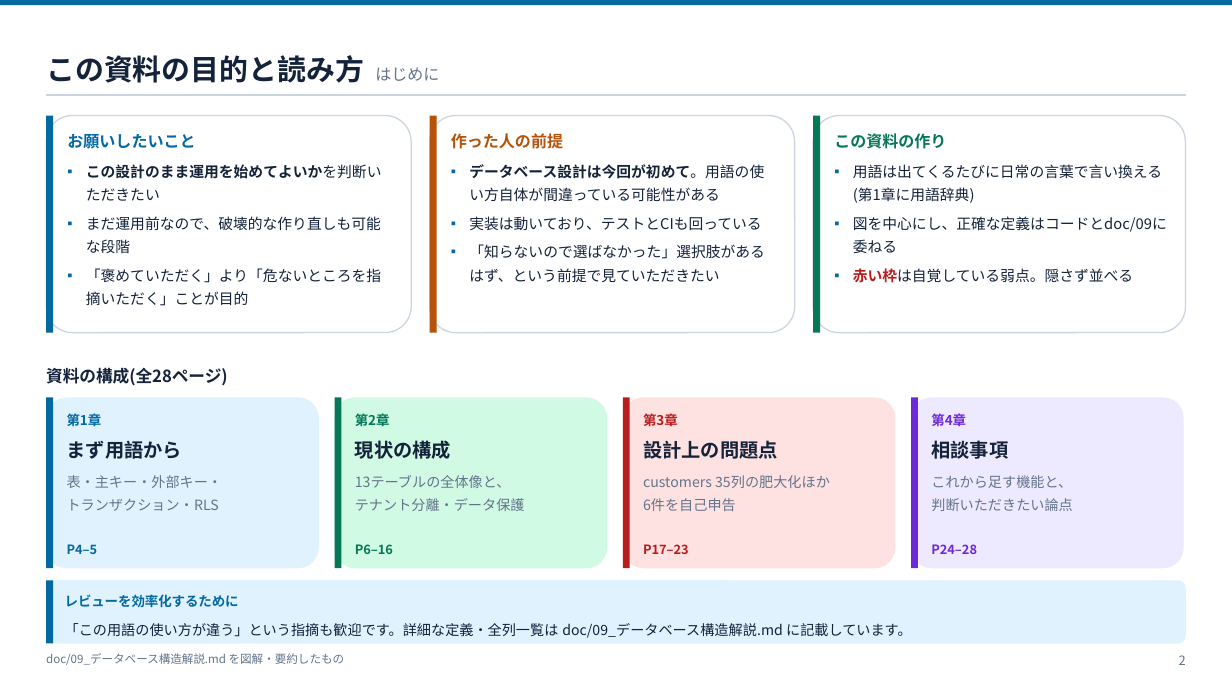
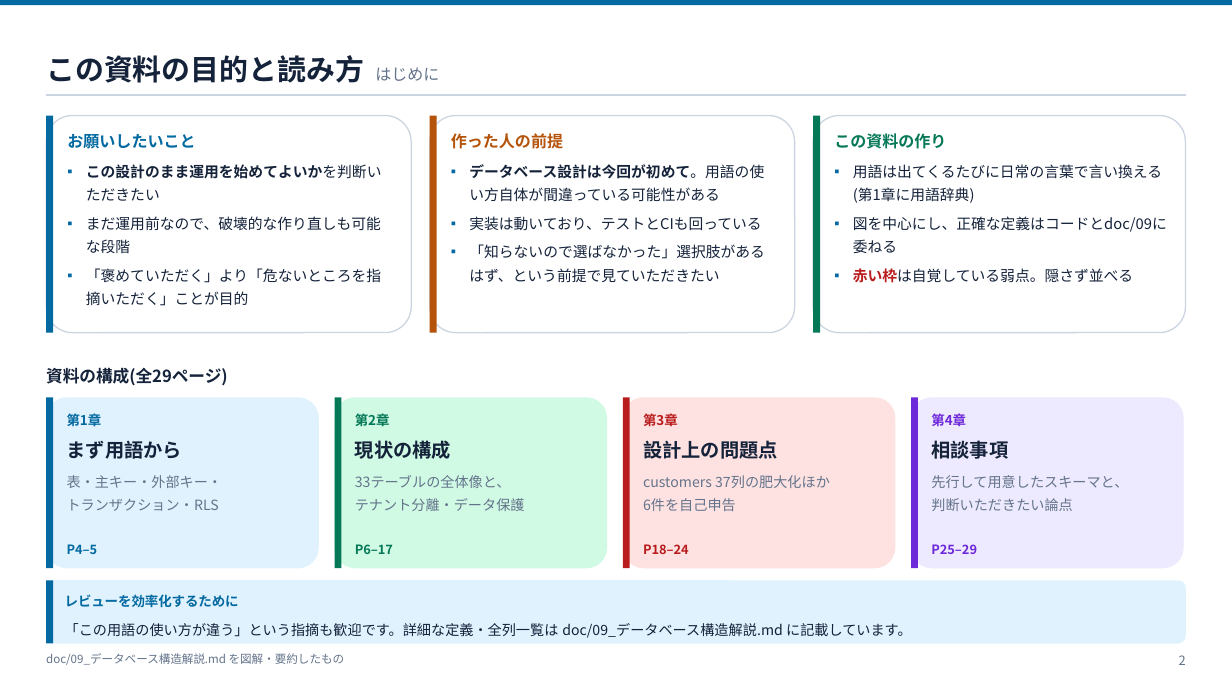
Before and after one commit to ohru131/katahimo-app, a slide deck: slide 2 of doc/12_データベース構造レビュー資料.pptx. Drawn at 1232x693 pixels with LibreOffice and Linux fonts; fonts in the diff are those of the drawing. Boxes give left, top, right and bottom in pixels: in the first picture for what was removed or moved away, otherwise in the second. Text is boxed around its words. In the diff, an @@ line names an element or a change of style, - is before the commit and + after.

```diff
--- a/doc/12_データベース構造レビュー資料.pptx
+++ b/doc/12_データベース構造レビュー資料.pptx
@@ text at (46,367,228,386): text changed @@
-資料の構成(全28ページ)
+資料の構成(全29ページ)
@@ text at (355,475,525,511): text changed @@
-13テーブルの全体像と、
-テナント分離・データ保護
+33テーブルの全体像と、
+テナント分離・データ保護
@@ text at (643,475,830,511): text changed @@
-customers 35列の肥大化ほか
-6件を自己申告
+customers 37列の肥大化ほか
+6件を自己申告
@@ text at (931,475,1128,511): text changed @@
-これから足す機能と、
-判断いただきたい論点
+先行して用意したスキーマと、
+判断いただきたい論点
@@ text at (355,544,393,554): text changed @@
-P6–16
+P6–17
@@ text at (643,544,689,554): text changed @@
-P17–23
+P18–24
@@ text at (931,544,977,554): text changed @@
-P24–28
+P25–29
```
Also in this commit, not shown: 21 other slides changed, 5 slides added, 4 slides removed, 5 other files.
